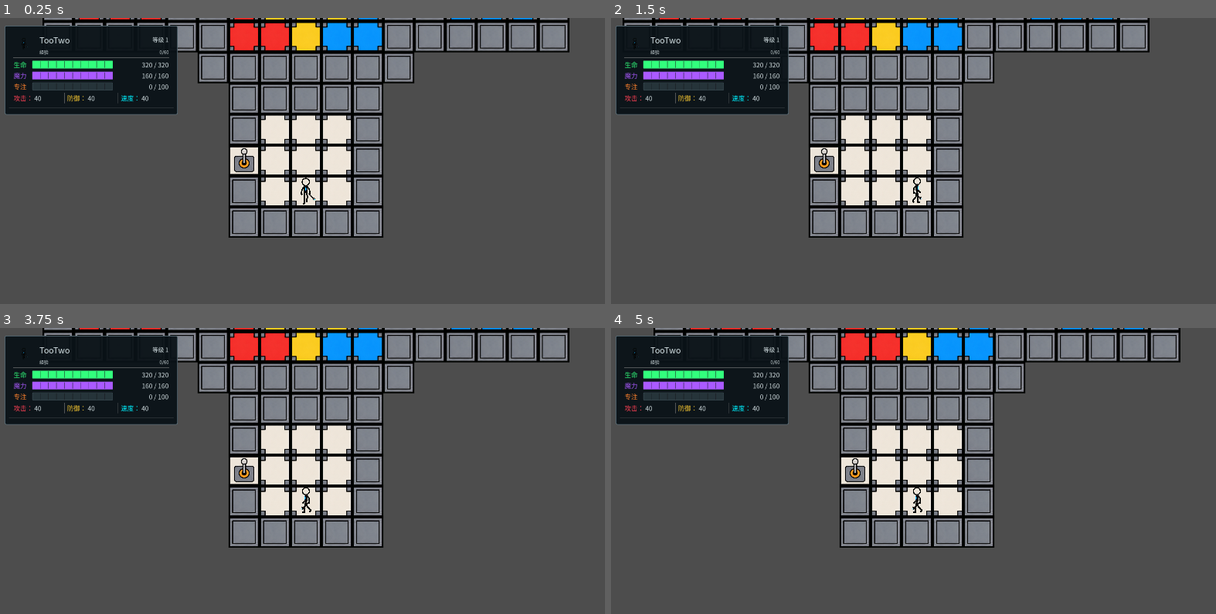
Above: before the commit, frames 1-4 (two rows, left to right).
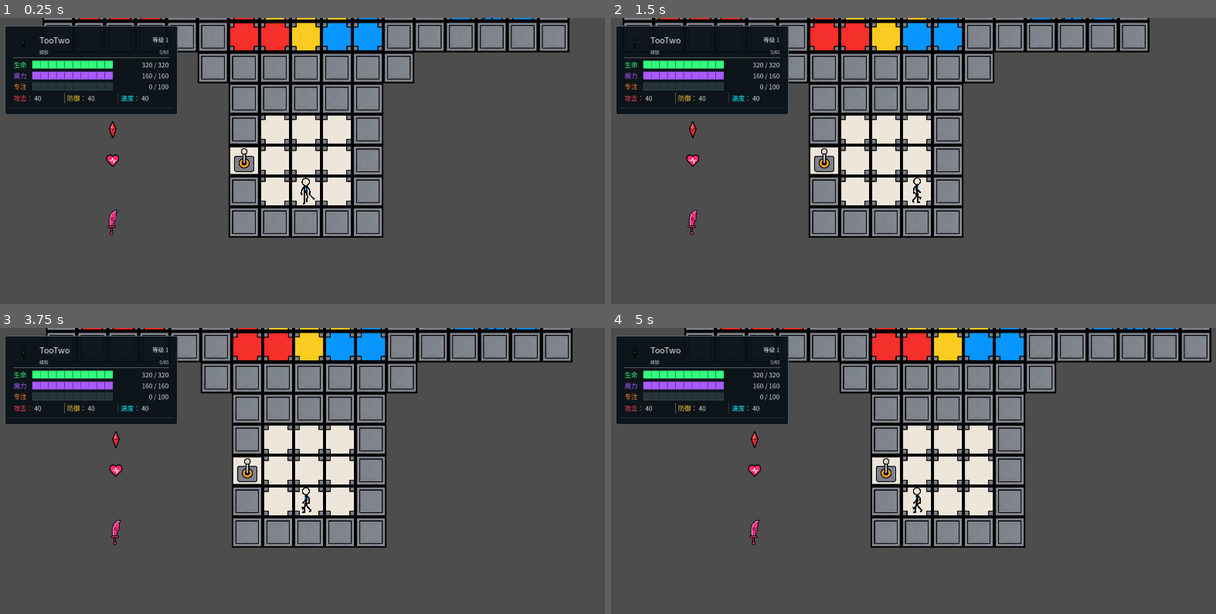
Above: after the commit, the same moments.

Repository: yifan-lee/Realmwand_The_First_Tower
Game: Godot game, scene res://scenes/main.tscn
Same seed, same stepped clock (60 frames per second), same inputs: the game is played once before the commit and once after it.
Inputs (mouse positions are in pixels of both pictures, inside the frame that each line leads up to):
- Up to frame 1 (0.25 s): no input
- Up to frame 2 (1.5 s): tap Enter (ui_accept) at 0.5, 0.77, 1.25 s; move the mouse to (1052, 175) at 0.52 s; hold D (move_right) 0.53-1.25 s; hold E (interact) 0.53-1.25 s; click (1052, 175) at 0.67 s; tap Backspace at 0.8 s; drag from (792, 209) to (695, 161) at 1.27 s
- Up to frame 3 (3.75 s): tap Enter (ui_accept) at 2, 2.75, 3.5 s; move the mouse to (369, 425) at 2.02 s; hold D (move_right) 2.03-2.75 s; hold E (interact) 2.03-2.75 s; tap Delete at 2.1 s; drag from (272, 571) to (84, 531) at 2.77 s; move the mouse to (490, 553) at 3.52 s; hold A (move_left) from 3.53 s (still down); tap Backspace at 3.6 s
- Up to frame 4 (5 s): tap Enter (ui_accept) at 3.77, 4.25 s; tap Delete at 3.8 s; release A (move_left) at 4.25 s; drag from (732, 448) to (822, 413) at 4.27 s

The runs differ from the first frame. In frame 1, 0.2% of the frame differs, in the area x 17-82%, y 0-77%; in frame 2, 0.2%; in frame 3, 6.7%; in frame 4, 12%, in the area x 7-100%, y 0-77%.
Error before the commit: Parse Error: The function signature doesn't match the parent. Parent signature is "get_instance_id() -> int". (res://scripts/actors/enemy.gd:152)

Commit message:
make move smooth

Diff:
--- a/scenes/floors/floor_1.tscn
+++ b/scenes/floors/floor_1.tscn
@@ -38,18 +38,22 @@
 unique_name_in_owner = true
 position = Vector2(-64, -64)
 switch_id = &"switch_first"
+is_active = null
 
 [node name="SwitchRed" parent="Interactables" parent_id_path=PackedInt32Array(191277635) index="1" unique_id=1060858094 instance=ExtResource("2_qyw1v")]
 position = Vector2(-256, -256)
 switch_id = &"switch_red"
+is_active = null
 
 [node name="SwitchBlue" parent="Interactables" parent_id_path=PackedInt32Array(191277635) index="2" unique_id=1894381403 instance=ExtResource("2_qyw1v")]
 position = Vector2(256, -256)
 switch_id = &"switch_blue"
+is_active = null
 
 [node name="SwitchYellow" parent="Interactables" parent_id_path=PackedInt32Array(191277635) index="3" unique_id=1242541849 instance=ExtResource("2_qyw1v")]
 position = Vector2(0, -512)
 switch_id = &"switch_yellow"
+is_active = null
 
 [node name="UpStair" parent="Interactables" parent_id_path=PackedInt32Array(191277635) index="4" unique_id=841985626 instance=ExtResource("4_5shg3")]
 position = Vector2(0, -256)
--- a/scripts/actors/enemy.gd
+++ b/scripts/actors/enemy.gd
@@ -149,7 +149,7 @@
 	return FORMULAS.calculate_cp(enemy_data.atk, enemy_data.def, enemy_data.spd)
 
 
-func get_instance_id() -> String:
+func get_persistent_id() -> String:
 	if not instance_id.is_empty():
 		return instance_id
 	return IdGenerator.generate_instance_id(self, enemy_data)
--- a/scripts/actors/player.gd
+++ b/scripts/actors/player.gd
@@ -42,6 +42,7 @@
 var facing_direction: Vector2 = Vector2.DOWN
 var is_moving: bool = false
 var input_enabled: bool = true
+var _held_directions: Array[Vector2] = []
 
 
 func _ready() -> void:
@@ -131,31 +132,64 @@
 
 
 func _unhandled_input(event: InputEvent) -> void:
+	var movement_direction := _get_movement_event_direction(event)
+	if movement_direction != Vector2.ZERO:
+		_handle_movement_input(event, movement_direction)
+		return
+
 	if not input_enabled or is_moving:
 		return
 
 	if event.is_action_pressed(&"interact"):
 		_try_interact()
 		get_viewport().set_input_as_handled()
-		return
-
-	var direction := Vector2.ZERO
-
-	if event.is_action_pressed(&"move_up"):
-		direction = Vector2.UP
-	elif event.is_action_pressed(&"move_down"):
-		direction = Vector2.DOWN
-	elif event.is_action_pressed(&"move_left"):
-		direction = Vector2.LEFT
-	elif event.is_action_pressed(&"move_right"):
-		direction = Vector2.RIGHT
-
-	if direction == Vector2.ZERO:
-		return
-
-	_set_facing_direction(direction)
-	_move_one_tile(direction)
+
+
+func _get_movement_event_direction(event: InputEvent) -> Vector2:
+	if event.is_action(&"move_up"):
+		return Vector2.UP
+	if event.is_action(&"move_down"):
+		return Vector2.DOWN
+	if event.is_action(&"move_left"):
+		return Vector2.LEFT
+	if event.is_action(&"move_right"):
+		return Vector2.RIGHT
+	return Vector2.ZERO
+
+
+func _handle_movement_input(
+	event: InputEvent,
+	direction: Vector2
+) -> void:
+	if event.is_pressed():
+		if event is InputEventKey and (event as InputEventKey).echo:
+			return
+		if not input_enabled:
+			return
+		_remember_held_direction(direction)
+		_set_facing_direction(direction)
+		if not is_moving:
+			_move_one_tile(direction)
+		get_viewport().set_input_as_handled()
+		return
+
+	_forget_held_direction(direction)
 	get_viewport().set_input_as_handled()
+
+
+func _remember_held_direction(direction: Vector2) -> void:
+	_held_directions.erase(direction)
+	_held_directions.append(direction)
+
+
+func _forget_held_direction(direction: Vector2) -> void:
+	_held_directions.erase(direction)
+
+
+func _get_latest_held_direction() -> Vector2:
+	if _held_directions.is_empty():
+		return Vector2.ZERO
+	return _held_directions.back()
 
 
 func _initialize_runtime_state() -> void:
@@ -243,8 +277,14 @@
 
 	global_position = target_position
 	is_moving = false
-	_play_directional_animation(&"idle")
 	movement_finished.emit()
+
+	var next_direction := _get_latest_held_direction()
+	if input_enabled and next_direction != Vector2.ZERO:
+		_set_facing_direction(next_direction)
+		_move_one_tile(next_direction)
+	else:
+		_play_directional_animation(&"idle")
 
 
 func _play_directional_animation(
@@ -298,8 +338,10 @@
 func set_input_enabled(enabled: bool) -> void:
 	input_enabled = enabled
 
-	if not input_enabled and not is_moving:
-		_play_directional_animation(&"idle")
+	if not input_enabled:
+		_held_directions.clear()
+		if not is_moving:
+			_play_directional_animation(&"idle")
 
 func set_current_hp(value: float) -> void:
 	var next_hp: float = clampf(
--- a/scripts/interactables/item_pickup.gd
+++ b/scripts/interactables/item_pickup.gd
@@ -68,7 +68,7 @@
 	sprite.texture = item_data.world_texture
 
 
-func get_instance_id() -> String:
+func get_persistent_id() -> String:
 	if not pickup_id.is_empty():
 		return pickup_id
 	return IdGenerator.generate_instance_id(self, item_data)
--- a/scripts/interactables/stair.gd
+++ b/scripts/interactables/stair.gd
@@ -20,7 +20,7 @@
 var transition_requested: bool = false
 
 
-func get_instance_id() -> String:
+func get_persistent_id() -> String:
 	return IdGenerator.generate_instance_id(self)
 
 
--- a/scripts/interactables/switch.gd
+++ b/scripts/interactables/switch.gd
@@ -17,7 +17,7 @@
 )
 
 
-func get_instance_id() -> String:
+func get_persistent_id() -> String:
 	if not switch_id.is_empty():
 		return switch_id
 	return IdGenerator.generate_instance_id(self)
--- a/scripts/ui/components/inventory_panel.gd
+++ b/scripts/ui/components/inventory_panel.gd
@@ -101,6 +101,35 @@
 	)
 
 
+func has_item_focus(focus: Control = null) -> bool:
+	var resolved_focus := focus
+	if resolved_focus == null:
+		resolved_focus = get_viewport().gui_get_focus_owner()
+	return _focused_row_index(resolved_focus) >= 0
+
+
+func navigate_item_focus(direction: int) -> bool:
+	var current_index := _focused_row_index(
+		get_viewport().gui_get_focus_owner()
+	)
+	if current_index < 0:
+		return false
+	var next_index := clampi(
+		current_index + direction,
+		0,
+		_rows.size() - 1
+	)
+	_rows[next_index].grab_focus()
+	return true
+
+
+func _focused_row_index(focus: Control) -> int:
+	for index: int in _rows.size():
+		if focus == _rows[index]:
+			return index
+	return -1
+
+
 func _matches_filter(item: ItemData) -> bool:
 	if _battle_only and not item.usable_in_battle:
 		return false
--- a/scripts/ui/components/save_slot_row.gd
+++ b/scripts/ui/components/save_slot_row.gd
@@ -35,6 +35,34 @@
 	load_button.grab_focus()
 
 
+func has_button_focus(focus: Control) -> bool:
+	return (
+		focus == load_button
+		or focus == overwrite_button
+		or focus == delete_button
+	)
+
+
+func get_focused_button_index(focus: Control) -> int:
+	if focus == load_button:
+		return 0
+	if focus == overwrite_button:
+		return 1
+	if focus == delete_button:
+		return 2
+	return -1
+
+
+func focus_button(index: int) -> void:
+	match clampi(index, 0, 2):
+		0:
+			load_button.grab_focus()
+		1:
+			overwrite_button.grab_focus()
+		2:
+			delete_button.grab_focus()
+
+
 func _on_load_pressed() -> void:
 	_reset_delete_confirmation()
 	load_requested.emit(slot_id)
--- a/scripts/ui/components/skill_panel.gd
+++ b/scripts/ui/components/skill_panel.gd
@@ -73,6 +73,42 @@
 	return true
 
 
+func is_first_skill_focused() -> bool:
+	return (
+		not _rows.is_empty()
+		and get_viewport().gui_get_focus_owner() == _rows.front()
+	)
+
+
+func has_skill_focus(focus: Control = null) -> bool:
+	var resolved_focus := focus
+	if resolved_focus == null:
+		resolved_focus = get_viewport().gui_get_focus_owner()
+	return _focused_row_index(resolved_focus) >= 0
+
+
+func navigate_skill_focus(direction: int) -> bool:
+	var current_index := _focused_row_index(
+		get_viewport().gui_get_focus_owner()
+	)
+	if current_index < 0:
+		return false
+	var next_index := clampi(
+		current_index + direction,
+		0,
+		_rows.size() - 1
+	)
+	_rows[next_index].grab_focus()
+	return true
+
+
+func _focused_row_index(focus: Control) -> int:
+	for index: int in _rows.size():
+		if focus == _rows[index]:
+			return index
+	return -1
+
+
 func _build_row_text(skill: SkillData) -> String:
 	var details: Array[String] = []
 
--- a/scripts/ui/components/system_panel.gd
+++ b/scripts/ui/components/system_panel.gd
@@ -49,10 +49,57 @@
 
 
 func focus_first_control() -> void:
-	if not _rows.is_empty():
-		_rows.front().focus_first_button()
-	else:
-		save_name_input.grab_focus()
+	save_name_input.grab_focus()
+
+
+func has_control_focus(focus: Control) -> bool:
+	if focus == save_name_input or focus == create_button:
+		return true
+	for row: SaveSlotRow in _rows:
+		if row.has_button_focus(focus):
+			return true
+	return false
+
+
+func navigate_focus(direction: Vector2i) -> bool:
+	var focus: Control = get_viewport().gui_get_focus_owner()
+	if focus == save_name_input:
+		if direction.x > 0:
+			create_button.grab_focus()
+		elif direction.y > 0 and not _rows.is_empty():
+			_rows.front().focus_button(0)
+		elif direction.y < 0:
+			return false
+		return true
+
+	if focus == create_button:
+		if direction.x < 0:
+			save_name_input.grab_focus()
+		elif direction.y > 0 and not _rows.is_empty():
+			_rows.front().focus_button(2)
+		elif direction.y < 0:
+			return false
+		return true
+
+	for row_index: int in _rows.size():
+		var button_index := _rows[row_index].get_focused_button_index(focus)
+		if button_index < 0:
+			continue
+		if direction.x != 0:
+			_rows[row_index].focus_button(button_index + direction.x)
+		elif direction.y > 0:
+			if row_index + 1 < _rows.size():
+				_rows[row_index + 1].focus_button(button_index)
+		elif direction.y < 0:
+			if row_index > 0:
+				_rows[row_index - 1].focus_button(button_index)
+			elif button_index == 2:
+				create_button.grab_focus()
+			else:
+				save_name_input.grab_focus()
+		return true
+
+	return false
 
 
 func _on_name_submitted(_text: String) -> void:
--- a/scripts/ui/esc_menu.gd
+++ b/scripts/ui/esc_menu.gd
@@ -69,28 +69,21 @@
 func _input(event: InputEvent) -> void:
 	if not menu_root.visible:
 		return
-	if _is_text_input_focused():
-		return
+	if _should_preserve_text_input(event):
+		return
+
+	var direction := Vector2i.ZERO
 	if event.is_action_pressed(&"ui_left"):
-		_navigate_horizontal(-1)
+		direction = Vector2i.LEFT
+	elif event.is_action_pressed(&"ui_right"):
+		direction = Vector2i.RIGHT
+	elif event.is_action_pressed(&"ui_up"):
+		direction = Vector2i.UP
+	elif event.is_action_pressed(&"ui_down"):
+		direction = Vector2i.DOWN
+
+	if direction != Vector2i.ZERO and _navigate_focus(direction):
 		get_viewport().set_input_as_handled()
-	elif event.is_action_pressed(&"ui_right"):
-		_navigate_horizontal(1)
-		get_viewport().set_input_as_handled()
-	elif event.is_action_pressed(&"ui_up"):
-		if _is_category_focused():
-			_focus_main_tab()
-			get_viewport().set_input_as_handled()
-		elif _current_page == MainPage.INVENTORY and inventory_panel.is_first_item_focused():
-			category_buttons[_current_category].grab_focus()
-			get_viewport().set_input_as_handled()
-	elif event.is_action_pressed(&"ui_down"):
-		if _is_main_tab_focused():
-			_focus_current_page()
-			get_viewport().set_input_as_handled()
-		elif _is_category_focused():
-			inventory_panel.focus_first_item()
-			get_viewport().set_input_as_handled()
 
 
 func bind_player(player: Player) -> void:
@@ -182,14 +175,79 @@
 		category_buttons[_current_category].grab_focus()
 
 
-func _navigate_horizontal(direction: int) -> void:
+func _navigate_focus(direction: Vector2i) -> bool:
 	var focus: Control = get_viewport().gui_get_focus_owner()
-	if _current_page == MainPage.INVENTORY and _is_in_control(focus, inventory_page):
-		_show_category(_current_category + direction, true)
-		return
-	var next_page: int = posmod(int(_current_page) + direction, MainPage.size())
-	_show_main_page(next_page, false)
-	_focus_main_tab()
+	if direction.x != 0:
+		return _navigate_horizontal_focus(direction.x, focus)
+	return _navigate_vertical_focus(direction.y, focus)
+
+
+func _navigate_horizontal_focus(
+	direction: int,
+	focus: Control
+) -> bool:
+	if _is_main_tab_focused():
+		var next_page: int = posmod(
+			int(_current_page) + direction,
+			MainPage.size()
+		)
+		_show_main_page(next_page, false)
+		_focus_main_tab()
+		return true
+
+	match _current_page:
+		MainPage.INVENTORY:
+			if _is_category_focused():
+				_show_category(_current_category + direction, false)
+				category_buttons[_current_category].grab_focus()
+				return true
+			if inventory_panel.has_item_focus(focus):
+				return true
+		MainPage.SKILLS:
+			if skill_panel.has_skill_focus(focus):
+				return true
+		MainPage.SYSTEM:
+			return system_page.navigate_focus(Vector2i(direction, 0))
+
+	return false
+
+
+func _navigate_vertical_focus(
+	direction: int,
+	focus: Control
+) -> bool:
+	if _is_main_tab_focused():
+		if direction > 0:
+			_focus_current_page()
+		return true
+
+	match _current_page:
+		MainPage.INVENTORY:
+			if _is_category_focused():
+				if direction < 0:
+					_focus_main_tab()
+				else:
+					inventory_panel.focus_first_item()
+				return true
+			if inventory_panel.has_item_focus(focus):
+				if direction < 0 and inventory_panel.is_first_item_focused():
+					category_buttons[_current_category].grab_focus()
+					return true
+				return inventory_panel.navigate_item_focus(direction)
+		MainPage.SKILLS:
+			if skill_panel.has_skill_focus(focus):
+				if direction < 0 and skill_panel.is_first_skill_focused():
+					_focus_main_tab()
+					return true
+				return skill_panel.navigate_skill_focus(direction)
+		MainPage.SYSTEM:
+			if system_page.navigate_focus(Vector2i(0, direction)):
+				return true
+			if direction < 0 and system_page.has_control_focus(focus):
+				_focus_main_tab()
+				return true
+
+	return false
 
 
 func _focus_current_page() -> void:
@@ -244,10 +302,26 @@
 	)
 
 
-func _is_in_control(focus: Control, ancestor: Control) -> bool:
-	if focus == null:
+func _should_preserve_text_input(event: InputEvent) -> bool:
+	if not _is_text_input_focused():
 		return false
-	return focus == ancestor or ancestor.is_ancestor_of(focus)
+	var key_event := event as InputEventKey
+	if key_event == null:
+		return false
+	if key_event.unicode > 0:
+		return true
+	if key_event.keycode in [KEY_W, KEY_A, KEY_S, KEY_D]:
+		return true
+	if key_event.physical_keycode in [KEY_W, KEY_A, KEY_S, KEY_D]:
+		return true
+	return key_event.keycode in [
+		KEY_LEFT,
+		KEY_RIGHT,
+		KEY_HOME,
+		KEY_END,
+		KEY_BACKSPACE,
+		KEY_DELETE,
+	]
 
 
 func _on_item_focused(item: ItemData) -> void:
Not shown, added: scripts/shared/id_generator.gd.uid
Not shown, changed: .codex/config.toml
Not shown, changed: docs/progress/2026-08-03.md
